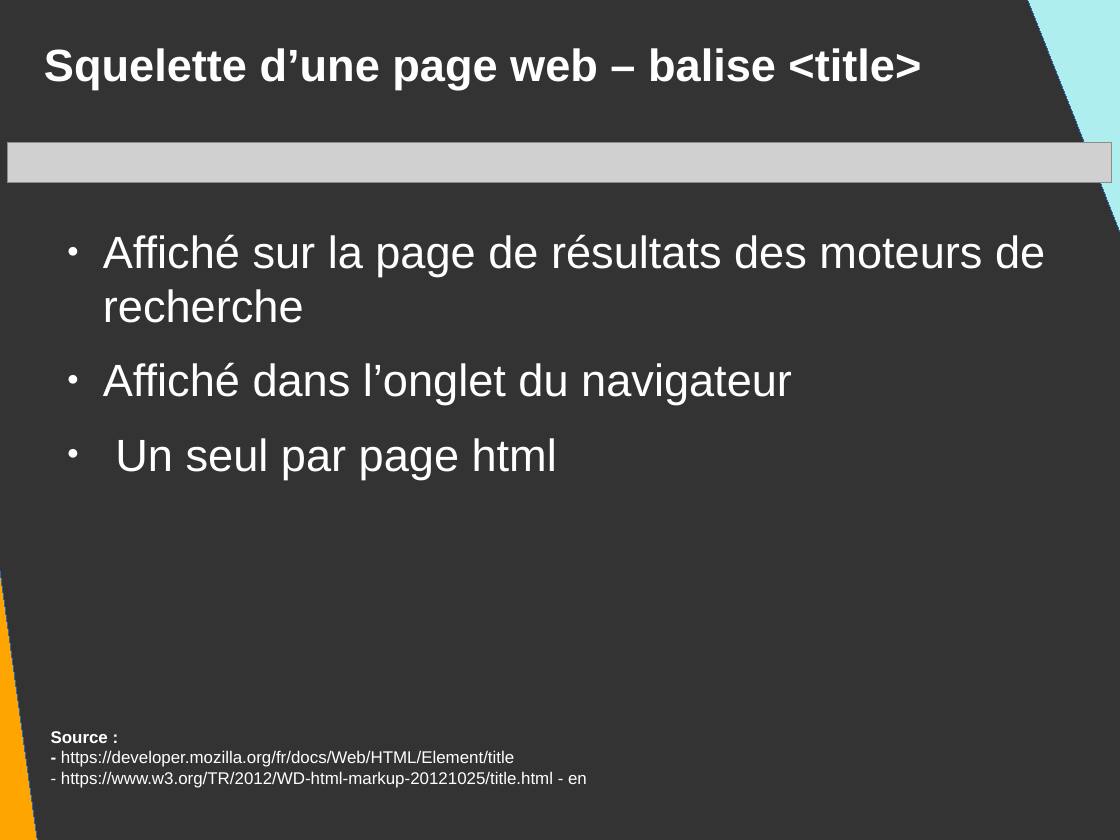
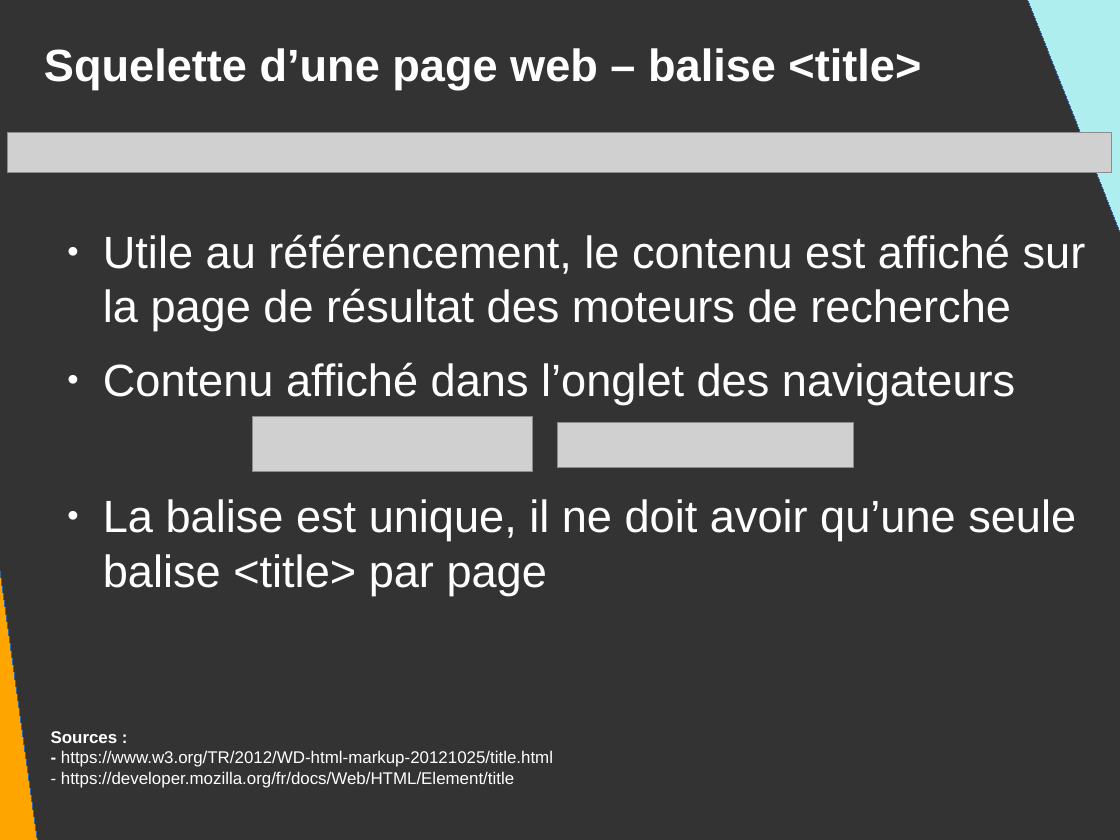
Before and after one commit to DanYellow/presentations, a slide deck: slide 27 of mmi/html/presentation.odp (slide 26 before the commit). Drawn at 1120x840 pixels with LibreOffice and Linux fonts; fonts in the diff are those of the drawing; grey boxes stand for pictures. Boxes give left, top, right and bottom in pixels: in the first picture for what was removed or moved away, otherwise in the second. Text is boxed around its words. In the diff, an @@ line names an element or a change of style, - is before the commit and + after.

Commit message:
Add slides for css in mmi's html classes

```diff
--- a/mmi/html/presentation.odp
+++ b/mmi/html/presentation.odp
@@ picture: place and size @@
-picture at <box>7,142,1112,183</box>
+picture at <box>7,132,1112,173</box>
@@ text at <box>103,234,1086,405</box>: text changed @@
-● Affiché sur la page de résultats des moteurs de recherche
-● Affiché dans l’onglet du navigateur
-● Un seul par page html
+● Utile au référencement, le contenu est affiché sur la page de résultat des moteurs de recherche
+● Contenu affiché dans l’onglet des navigateurs
@@ picture added at <box>252,417,533,472</box> @@
@@ picture added at <box>557,423,854,468</box> @@
@@ text added at <box>103,499,1076,595</box>, 32 pt, text #FFFFFF @@
+● La balise est unique, il ne doit avoir qu’une seule balise <title> par page
@@ text at <box>51,731,553,767</box>: text changed; bold off @@
-Source :
+Sources :
+- https://www.w3.org/TR/2012/WD-html-markup-20121025/title.html
@@ text at <box>61,771,587,788</box>: paragraph removed @@
-- https://www.w3.org/TR/2012/WD-html-markup-20121025/title.html - en
@@ text at <box>61,771,514,788</box>: bold off in "-" @@
```
Also in this commit, not shown: 4 other slides changed, 9 slides added, 2 slides removed, 5 other files.
